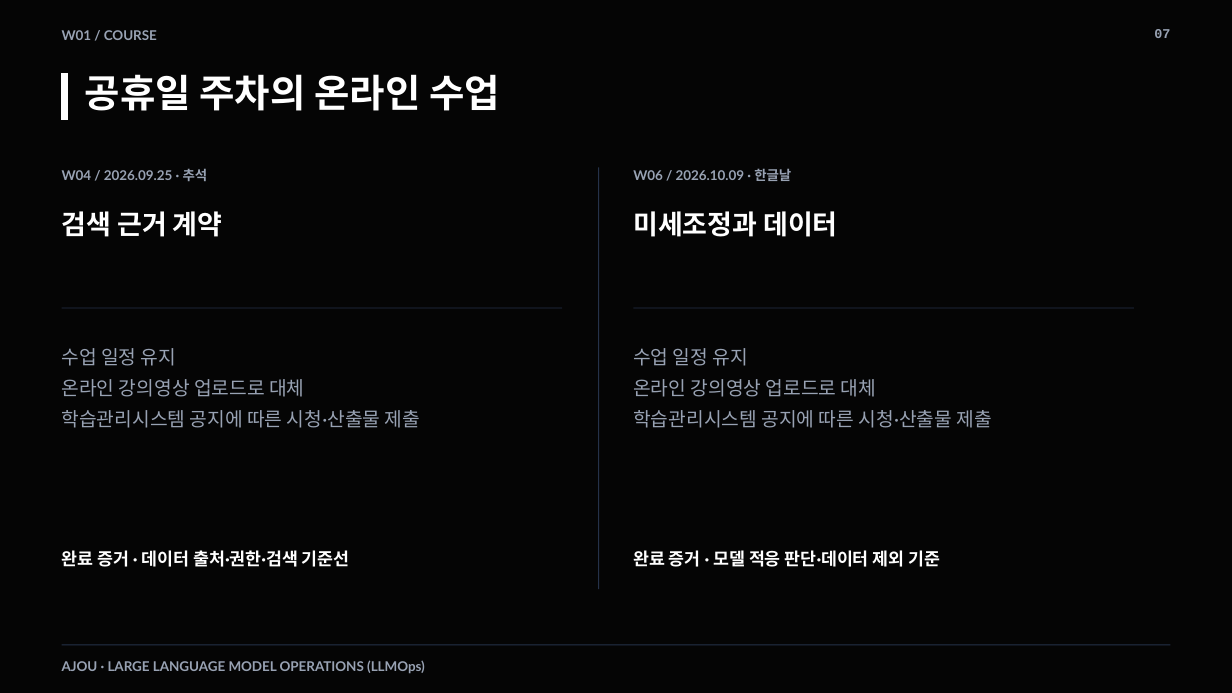
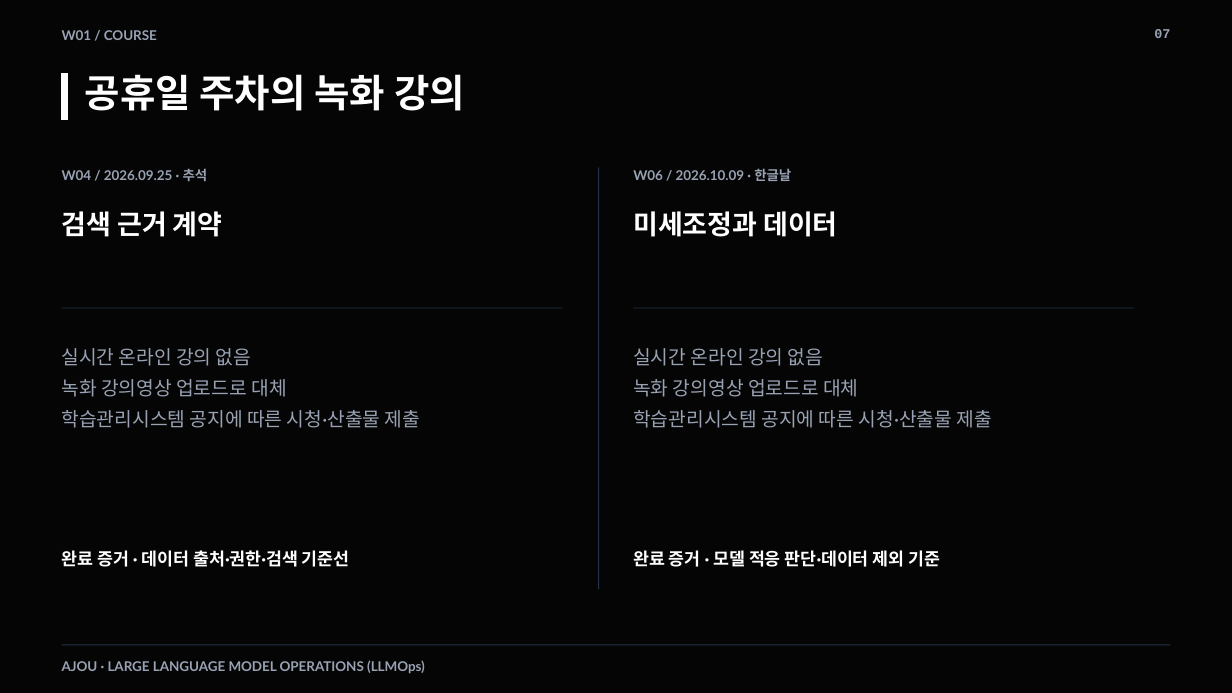
Before and after one commit to smilesjcha/llmops-16week, a slide deck: slide 7 of week01/lecture/01_week1_llmops_kickoff.pptx. Drawn at 1232x693 pixels with LibreOffice and Linux fonts; fonts in the diff are those of the drawing. Boxes give left, top, right and bottom in pixels: in the first picture for what was removed or moved away, otherwise in the second. Text is boxed around its words. In the diff, an @@ line names an element or a change of style, - is before the commit and + after.

```diff
--- a/week01/lecture/01_week1_llmops_kickoff.pptx
+++ b/week01/lecture/01_week1_llmops_kickoff.pptx
@@ text at (85, 74, 465, 111): text changed @@
-공휴일 주차의 온라인 수업
+공휴일 주차의 녹화 강의
@@ text at (62, 348, 286, 397): text changed @@
-수업 일정 유지
-온라인 강의영상 업로드로 대체
+실시간 온라인 강의 없음
+녹화 강의영상 업로드로 대체
@@ text at (633, 348, 858, 397): text changed @@
-수업 일정 유지
-온라인 강의영상 업로드로 대체
+실시간 온라인 강의 없음
+녹화 강의영상 업로드로 대체
```
Also in this commit, not shown: 5 other slides changed, 16 other files.
